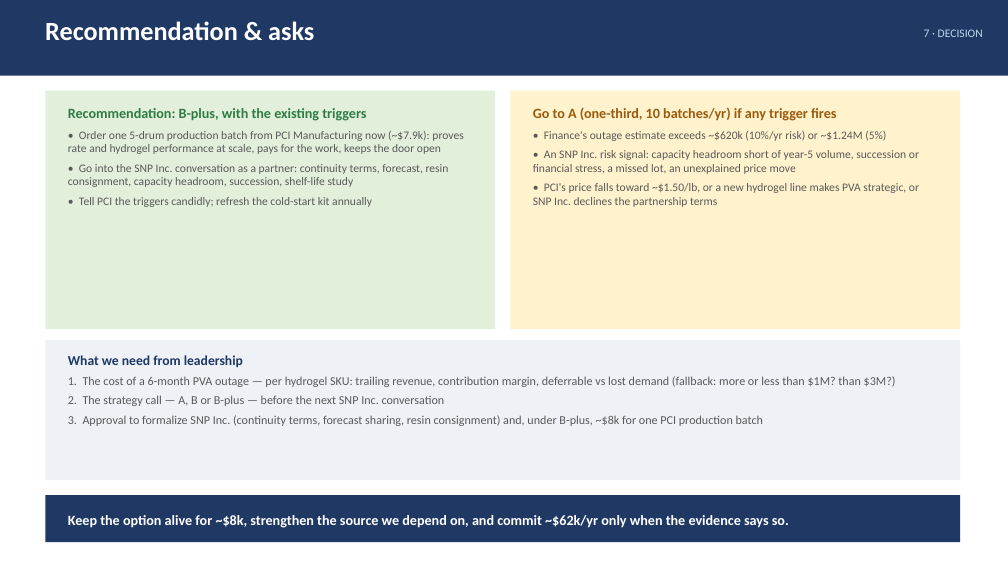
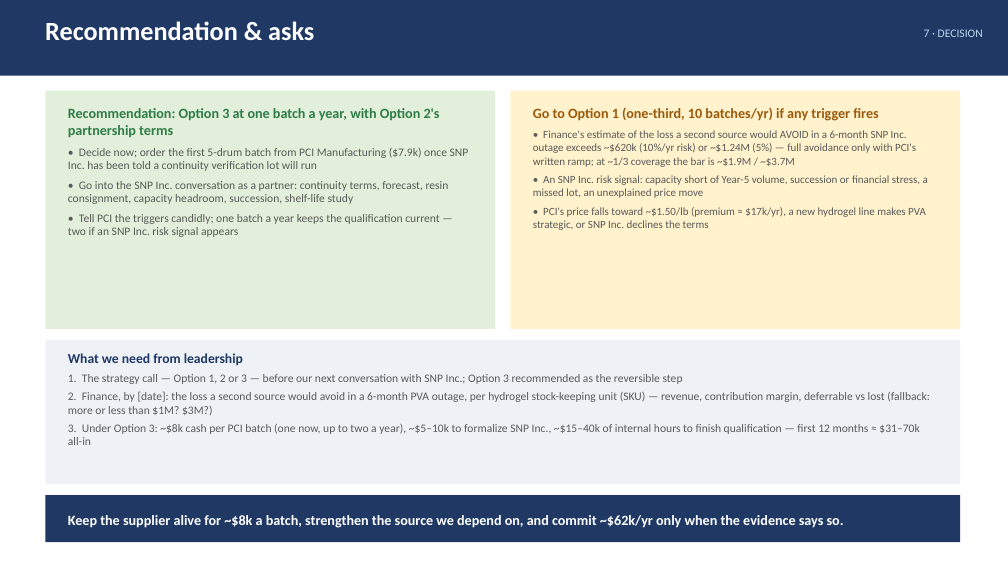
Before and after one commit to naviero1/Claude-Works, a slide deck: slide 11 of PVA second supplier initiative/PVA_Second_Supplier_Leadership_Deck.pptx. Drawn at 1008x567 pixels with LibreOffice and Linux fonts; fonts in the diff are those of the drawing. Boxes give left, top, right and bottom in pixels: in the first picture for what was removed or moved away, otherwise in the second. Text is boxed around its words. In the diff, an @@ line names an element or a change of style, - is before the commit and + after.

```diff
--- a/PVA second supplier initiative/PVA_Second_Supplier_Leadership_Deck.pptx
+++ b/PVA second supplier initiative/PVA_Second_Supplier_Leadership_Deck.pptx
@@ text at (x1=68, y1=108, x2=469, y2=171): text changed @@
-Recommendation: B-plus, with the existing triggers
-• Order one 5-drum production batch from PCI Manufacturing now (~$7.9k): proves rate and hydrogel performance at scale, pays for the work, keeps the door open
+Recommendation: Option 3 at one batch a year, with Option 2's partnership terms
+• Decide now; order the first 5-drum batch from PCI Manufacturing ($7.9k) once SNP Inc. has been told a continuity verification lot will run
@@ text at (x1=533, y1=108, x2=928, y2=230): text changed; size 11 to 10.5 pt @@
-Go to A (one-third, 10 batches/yr) if any trigger fires
-• Finance's outage estimate exceeds ~$620k (10%/yr risk) or ~$1.24M (5%)
-• An SNP Inc. risk signal: capacity headroom short of year-5 volume, succession or financial stress, a missed lot, an unexplained price move
-• PCI's price falls toward ~$1.50/lb, or a new hydrogel line makes PVA strategic, or SNP Inc. declines the partnership terms
+Go to Option 1 (one-third, 10 batches/yr) if any trigger fires
+• Finance's estimate of the loss a second source would AVOID in a 6-month SNP Inc. outage exceeds ~$620k (10%/yr risk) or ~$1.24M (5%) — full avoidance only with PCI's written ramp; at ~1/3 coverage the bar is ~$1.9M / ~$3.7M
+• An SNP Inc. risk signal: capacity short of Year-5 volume, succession or financial stress, a missed lot, an unexplained price move
+• PCI's price falls toward ~$1.50/lb (premium ≈ $17k/yr), a new hydrogel line makes PVA strategic, or SNP Inc. declines the terms
@@ text at (x1=68, y1=214, x2=440, y2=237): text changed @@
-• Tell PCI the triggers candidly; refresh the cold-start kit annually
+• Tell PCI the triggers candidly; one batch a year keeps the qualification current — two if an SNP Inc. risk signal appears
@@ rectangle resized from (x1=45, y1=340, x2=960, y2=480) to (x1=45, y1=340, x2=960, y2=484) @@
@@ text at (x1=68, y1=353, x2=243, y2=365): less space between paragraphs @@
@@ text at (x1=68, y1=374, x2=930, y2=445): text changed; size 11.5 to 11 pt @@
-1. The cost of a 6-month PVA outage — per hydrogel SKU: trailing revenue, contribution margin, deferrable vs lost demand (fallback: more or less than $1M? than $3M?)
-2. The strategy call — A, B or B-plus — before the next SNP Inc. conversation
-3. Approval to formalize SNP Inc. (continuity terms, forecast sharing, resin consignment) and, under B-plus, ~$8k for one PCI production batch
+1. The strategy call — Option 1, 2 or 3 — before our next conversation with SNP Inc.; Option 3 recommended as the reversible step
+2. Finance, by [date]: the loss a second source would avoid in a 6-month PVA outage, per hydrogel stock-keeping unit (SKU) — revenue, contribution margin, deferrable vs lost (fallback: more or less than $1M? $3M?)
+3. Under Option 3: ~$8k cash per PCI batch (one now, up to two a year), ~$5–10k to formalize SNP Inc., ~$15–40k of internal hours to finish qualification — first 12 months ≈ $31–70k all-in
@@ text at (x1=68, y1=515, x2=844, y2=528): text changed @@
-Keep the option alive for ~$8k, strengthen the source we depend on, and commit ~$62k/yr only when the evidence says so.
+Keep the supplier alive for ~$8k a batch, strengthen the source we depend on, and commit ~$62k/yr only when the evidence says so.
```
Also in this commit, not shown: 10 other slides changed, 11 other files.
